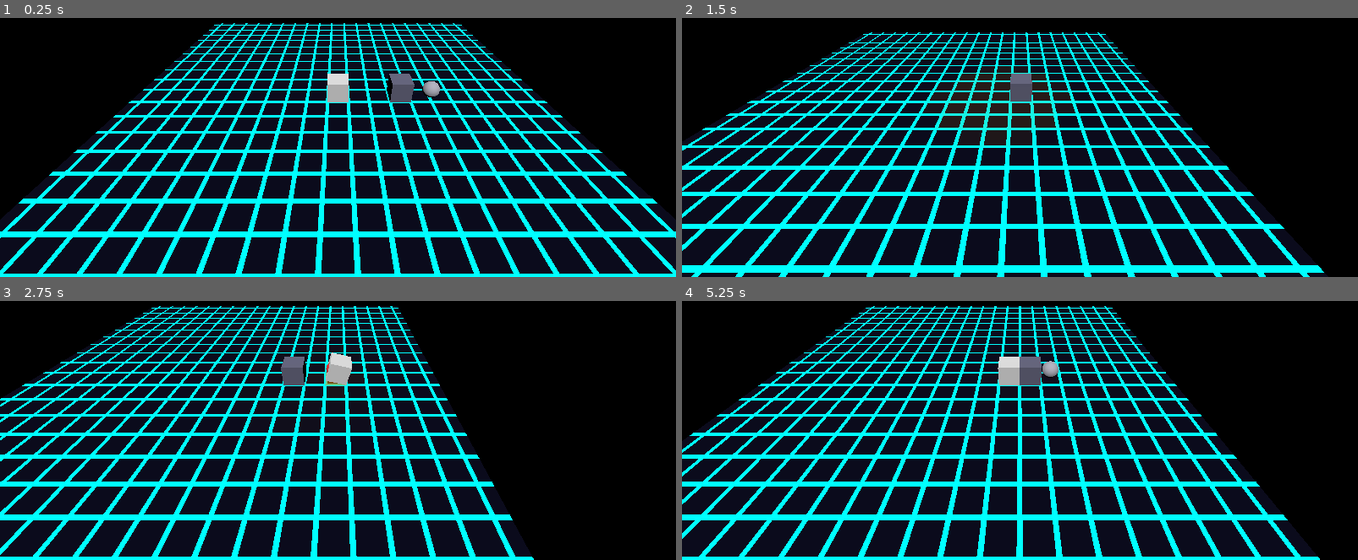
Above: before the commit, frames 1-4 (two rows, left to right).
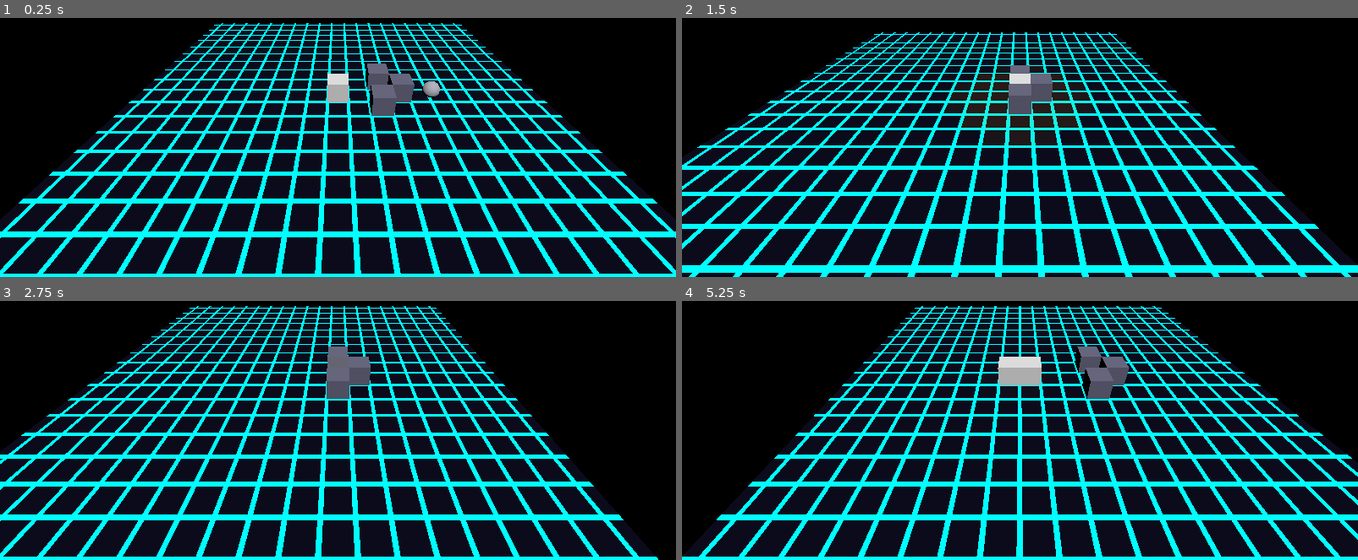
Above: after the commit, the same moments.

Repository: StevenLong/cube
Game: Godot game, scene res://main.tscn
Same seed, same stepped clock (60 frames per second), same inputs: the game is played once before the commit and once after it.
Inputs:
- Up to frame 1 (0.25 s): no input
- Up to frame 2 (1.5 s): hold Right (move_right) 0.53-1.28 s; hold V (blend, bound only after the commit) 0.53-1.28 s; hold C (extend_depth_back) from 1.28 s (still down); tap F (camera_tilt_down) at 1.35 s
- Up to frame 3 (2.75 s): tap V (blend, bound only after the commit) at 1.55 s; release C (extend_depth_back) at 2.03 s; hold Right (move_right) from 2.03 s (still down); hold V (blend, bound only after the commit) from 2.03 s (still down); tap R (camera_tilt_up) at 2.1 s
- Up to frame 4 (5.25 s): release Right (move_right) at 2.78 s; release V (blend, bound only after the commit) at 2.78 s; hold Q (extend_depth_fwd) 2.78-3.53 s; tap Space (dodge) at 2.85 s; tap V (blend, bound only after the commit) at 3.05, 3.8, 4.55 s; hold E (extend) 3.53-4.28 s; hold Left (move_left) 3.53-5.03 s; tap Shift (sprint) at 4.35 s; hold C (extend_depth_back) from 5.03 s (still down); hold V (blend, bound only after the commit) from 5.03 s (still down)

The runs differ from the first frame. In frame 1, 0.7% of the frame differs, in the area x 54-59%, y 17-38%; in frame 2, 12%; in frame 3, 28%, in the area x 0-98%, y 1-100%; in frame 4, 23%.

Commit message:
Blend mechanic: hold to become undetectable when 3+ sides covered
Player has 4 cardinal RayCast3Ds that detect adjacent walls. Holding the
blend input (Square / V) while 3+ sides are covered sets is_blending,
which blocks movement and dims the cube. Enemy treats blending players
as not visible even with line of sight.

Added two more wall blocks at (2, ±1) to form a testable alcove with the
existing wall at (3, 0).

Diff:
--- a/enemy_sphere.gd
+++ b/enemy_sphere.gd
@@ -40,7 +40,9 @@
 
 
 func _process(delta: float) -> void:
-	var seeing := _ray.is_colliding() and _ray.get_collider() == _player_area
+	var seeing: bool = (_ray.is_colliding()
+		and _ray.get_collider() == _player_area
+		and not _player.is_blending)
 	if seeing:
 		_last_seen_pos = _player.position
 
--- a/main.tscn
+++ b/main.tscn
@@ -64,6 +64,22 @@
 [node name="CollisionShape3D" type="CollisionShape3D" parent="Player/DetectionArea"]
 shape = SubResource("BoxShape3D_1")
 
+[node name="WallRayN" type="RayCast3D" parent="Player"]
+target_position = Vector3(0, 0, -1)
+collision_mask = 1
+
+[node name="WallRayS" type="RayCast3D" parent="Player"]
+target_position = Vector3(0, 0, 1)
+collision_mask = 1
+
+[node name="WallRayE" type="RayCast3D" parent="Player"]
+target_position = Vector3(1, 0, 0)
+collision_mask = 1
+
+[node name="WallRayW" type="RayCast3D" parent="Player"]
+target_position = Vector3(-1, 0, 0)
+collision_mask = 1
+
 [node name="Ground" type="StaticBody3D" parent="."]
 
 [node name="MeshInstance3D" type="MeshInstance3D" parent="Ground"]
@@ -96,3 +112,23 @@
 
 [node name="CollisionShape3D" type="CollisionShape3D" parent="Wall"]
 shape = SubResource("BoxShape3D_1")
+
+[node name="Wall2" type="StaticBody3D" parent="."]
+transform = Transform3D(1, 0, 0, 0, 1, 0, 0, 0, 1, 2, 0.5, -1)
+
+[node name="MeshInstance3D" type="MeshInstance3D" parent="Wall2"]
+mesh = SubResource("BoxMesh_1")
+surface_material_override/0 = SubResource("StandardMaterial3D_3")
+
+[node name="CollisionShape3D" type="CollisionShape3D" parent="Wall2"]
+shape = SubResource("BoxShape3D_1")
+
+[node name="Wall3" type="StaticBody3D" parent="."]
+transform = Transform3D(1, 0, 0, 0, 1, 0, 0, 0, 1, 2, 0.5, 1)
+
+[node name="MeshInstance3D" type="MeshInstance3D" parent="Wall3"]
+mesh = SubResource("BoxMesh_1")
+surface_material_override/0 = SubResource("StandardMaterial3D_3")
+
+[node name="CollisionShape3D" type="CollisionShape3D" parent="Wall3"]
+shape = SubResource("BoxShape3D_1")
--- a/player.gd
+++ b/player.gd
@@ -8,6 +8,8 @@
 const WAVE_DURATION := 0.4
 const MAX_WAVES := 8
 const FOCUS_SMOOTH_RATE := 25.0
+const COLOR_NORMAL := Color(0.9, 0.9, 0.9)
+const COLOR_BLENDING := Color(0.4, 0.4, 0.45)
 
 const EXT_LEFT  := 0
 const EXT_RIGHT := 1
@@ -33,12 +35,17 @@
 var _tumble_distance := 1
 var _smoothed_focus := Vector3.ZERO
 var _rb_extended_this_press := false
+var is_blending := false
 var _ground_material: ShaderMaterial
+var _player_material: StandardMaterial3D
 var _waves: Array = []
 var _box_mesh: BoxMesh
 
 @onready var _step_player: AudioStreamPlayer = $StepSound
 @onready var _mesh_instance: MeshInstance3D = $MeshInstance3D
+@onready var _wall_rays: Array[RayCast3D] = [
+	$WallRayN, $WallRayS, $WallRayE, $WallRayW
+]
 
 
 func _input(event: InputEvent) -> void:
@@ -58,7 +65,17 @@
 	_ground_material = get_node("../Ground/MeshInstance3D").get_surface_override_material(0)
 	_box_mesh = _mesh_instance.mesh.duplicate() as BoxMesh
 	_mesh_instance.mesh = _box_mesh
+	_player_material = (_mesh_instance.get_surface_override_material(0) as StandardMaterial3D).duplicate()
+	_mesh_instance.set_surface_override_material(0, _player_material)
 	_smoothed_focus = _mesh_instance.global_position
+
+
+func _count_covered_sides() -> int:
+	var count := 0
+	for r in _wall_rays:
+		if r.is_colliding():
+			count += 1
+	return count
 
 
 func _axis_total(side: int) -> int:
@@ -207,7 +224,7 @@
 
 
 func _instant_focus() -> Vector3:
-	# The "ideal" focus this frame, before smoothing. Y is pinned at the base
+		# The "ideal" focus this frame, before smoothing. Y is pinned at the base
 	# cell height so the camera doesn't bob when cuboid height changes.
 	if _tumbling:
 		var start_off := Vector3(
@@ -320,6 +337,15 @@
 		_update_mesh()
 		return
 
+	# Blend: while button held and 3+ sides covered, the player is undetectable
+	# and movement is blocked (committing to the spot).
+	is_blending = Input.is_action_pressed("blend") and _count_covered_sides() >= 3
+	_player_material.albedo_color = COLOR_BLENDING if is_blending else COLOR_NORMAL
+
+	if is_blending:
+		_update_mesh()
+		return
+
 	var move := Input.get_vector("move_left", "move_right", "move_forward", "move_back")
 	var dodge_primed := Input.is_action_pressed("dodge") and _dodge_cooldown_t <= 0.0 and not _is_extended()
 
--- a/project.godot
+++ b/project.godot
@@ -63,6 +63,12 @@
 , Object(InputEventKey,"resource_local_to_scene":false,"resource_name":"","device":-1,"window_id":0,"alt_pressed":false …(181 unchanged characters)…
 ]
 }
+blend={
+"deadzone": 0.5,
+"events": [Object(InputEventJoypadButton,"resource_local_to_scene":false,"resource_name":"","device":-1,"button_index":2,"pressure":0.0,"pressed":false,"script":null)
+, Object(InputEventKey,"resource_local_to_scene":false,"resource_name":"","device":-1,"window_id":0,"alt_pressed":false,"shift_pressed":false,"ctrl_pressed":false,"meta_pressed":false,"pressed":false,"keycode":0,"physical_keycode":86,"key_label":0,"unicode":0,"location":0,"echo":false,"script":null)
+]
+}
 extend={
 "deadzone": 0.5,
 "events": [Object(InputEventJoypadButton,"resource_local_to_scene":false,"resource_name":"","device":-1,"button_index":10,"pressure":0.0,"pressed":false,"script":null)
